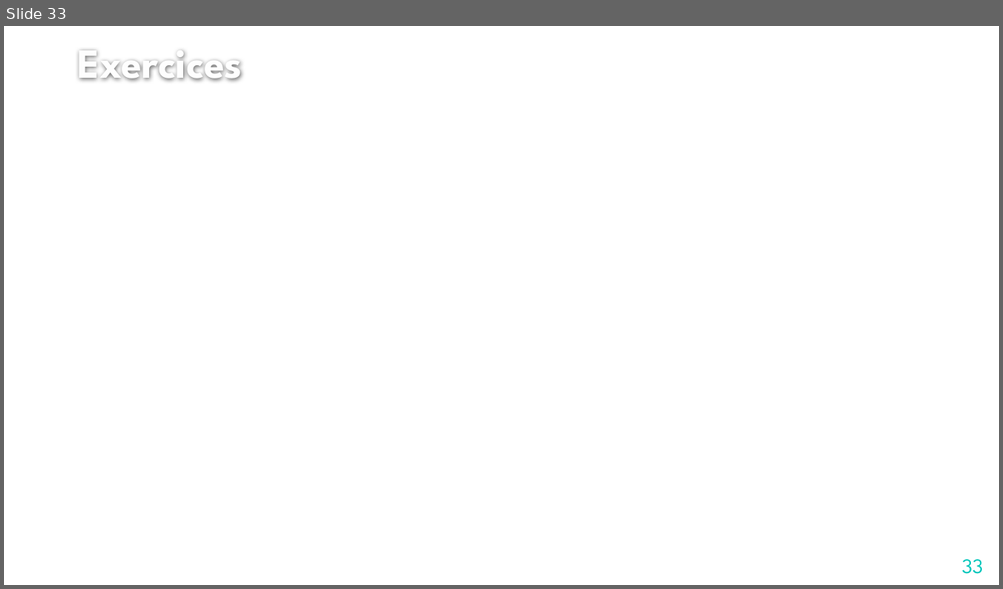
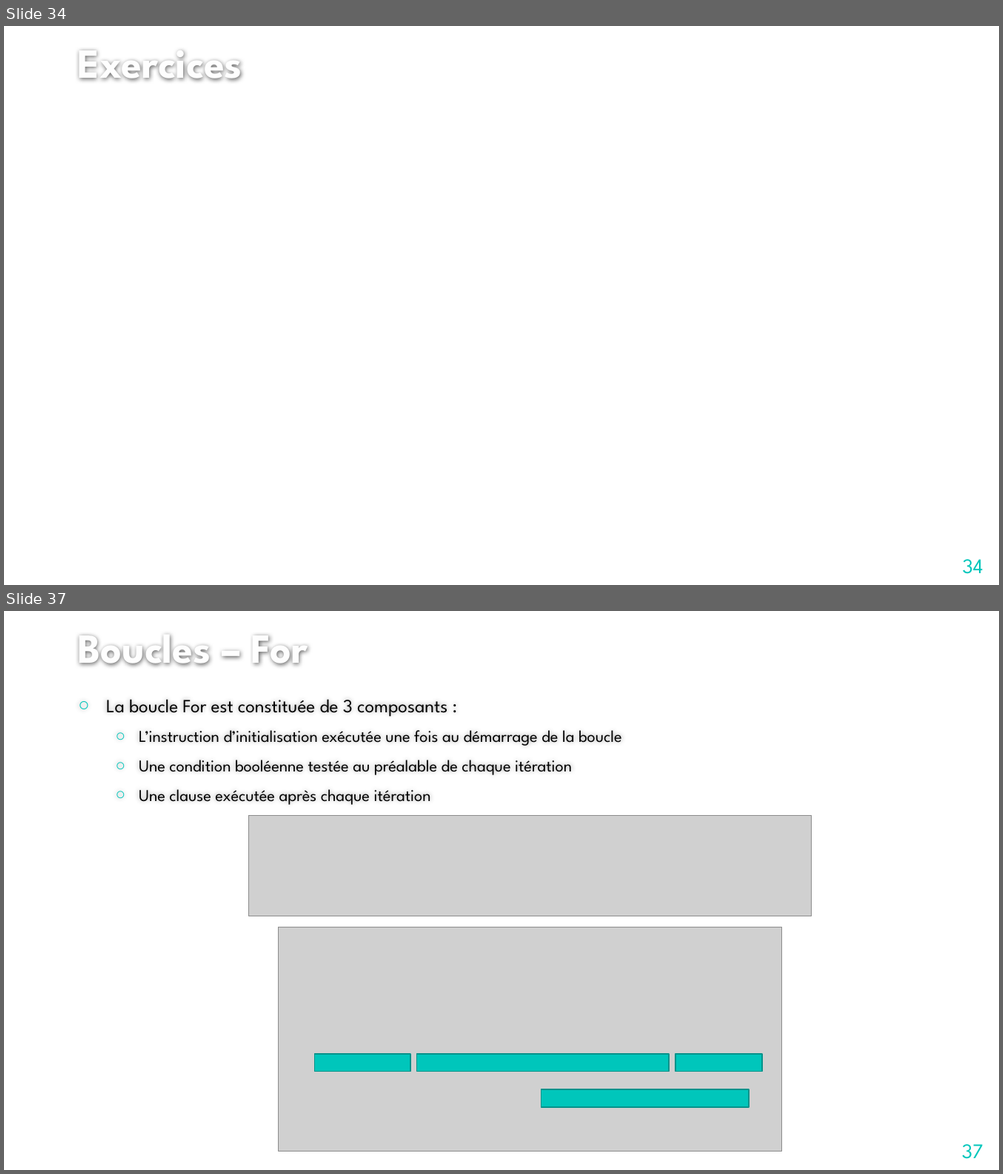
Before and after one commit to jcchalte/PresentationsCCI, a slide deck: 2018-2019/C#/Compléments de cours.pptx. Shown one above the other, each under a label of ours: slide 33 before the commit, slides 34 and 37 after it; the slides between them are not shown. The pictures are 1003x589 and 1003x1174 pixels, drawn with LibreOffice and Linux fonts; fonts in the diff are those of the drawing; grey boxes stand for pictures; background and template pictures are left out. Boxes give left, top, right and bottom in pixels: in the first picture for what was removed or moved away, otherwise in the second. Text is boxed around its words. In the diff, an @@ line names an element or a change of style, - is before the commit and + after.

```diff
--- a/2018-2019/C#/Compléments de cours.pptx
+++ b/2018-2019/C#/Compléments de cours.pptx
@@ slide 37 added at [4,611,999,1170], background #FFFFFF @@
@@ title added at [77,635,307,667], 40 pt, text #FEFEFE, bold @@
+Boucles – For
@@ text added at [106,699,622,805], 16 pt, text #000000 @@
+○ La boucle For est constituée de 3 composants :
+  ○ L’instruction d’initialisation exécutée une fois au démarrage de la boucle
+  ○ Une condition booléenne testée au préalable de chaque itération
+  ○ Une clause exécutée après chaque itération
@@ picture added at [249,815,811,916] @@
@@ picture added at [279,927,782,1152] @@
@@ rectangle added at [314,1054,410,1071], fill #00C6BB, outline #00928A 1.25 pt @@
@@ rectangle added at [417,1054,669,1071], fill #00C6BB, outline #00928A 1.25 pt @@
@@ rectangle added at [675,1054,762,1071], fill #00C6BB, outline #00928A 1.25 pt @@
@@ rectangle added at [541,1090,748,1107], fill #00C6BB, outline #00928A 1.25 pt @@
@@ page number added at [962,1145,983,1159], 20 pt, text #00C6BB @@
+37
@@ what was slide 33 is now slide 34 @@
@@ page number at [962,560,983,574]: text changed @@
-33
+34
```
Also in this commit, not shown: 5 other slides added, 2 other files.
